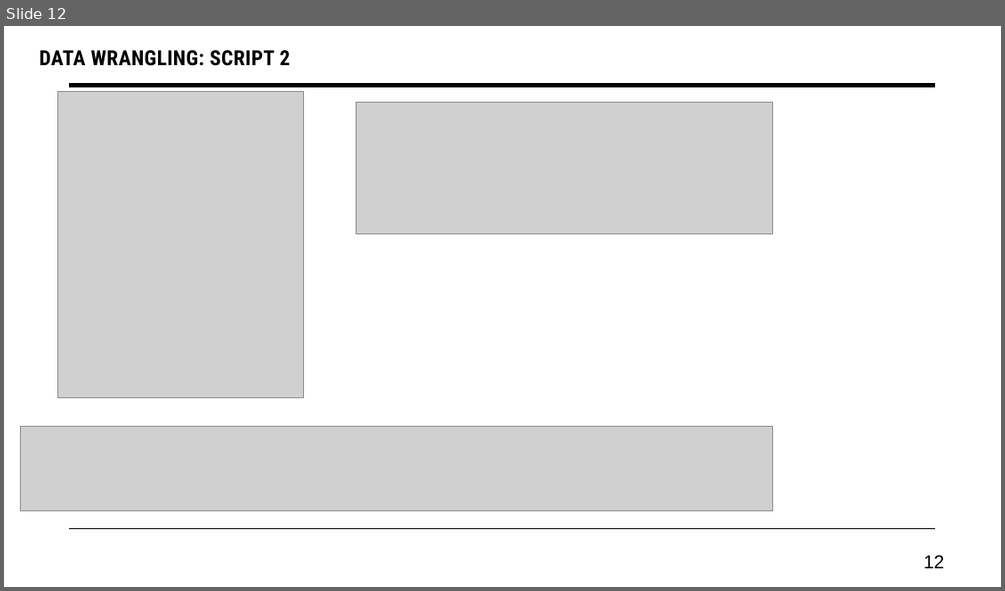
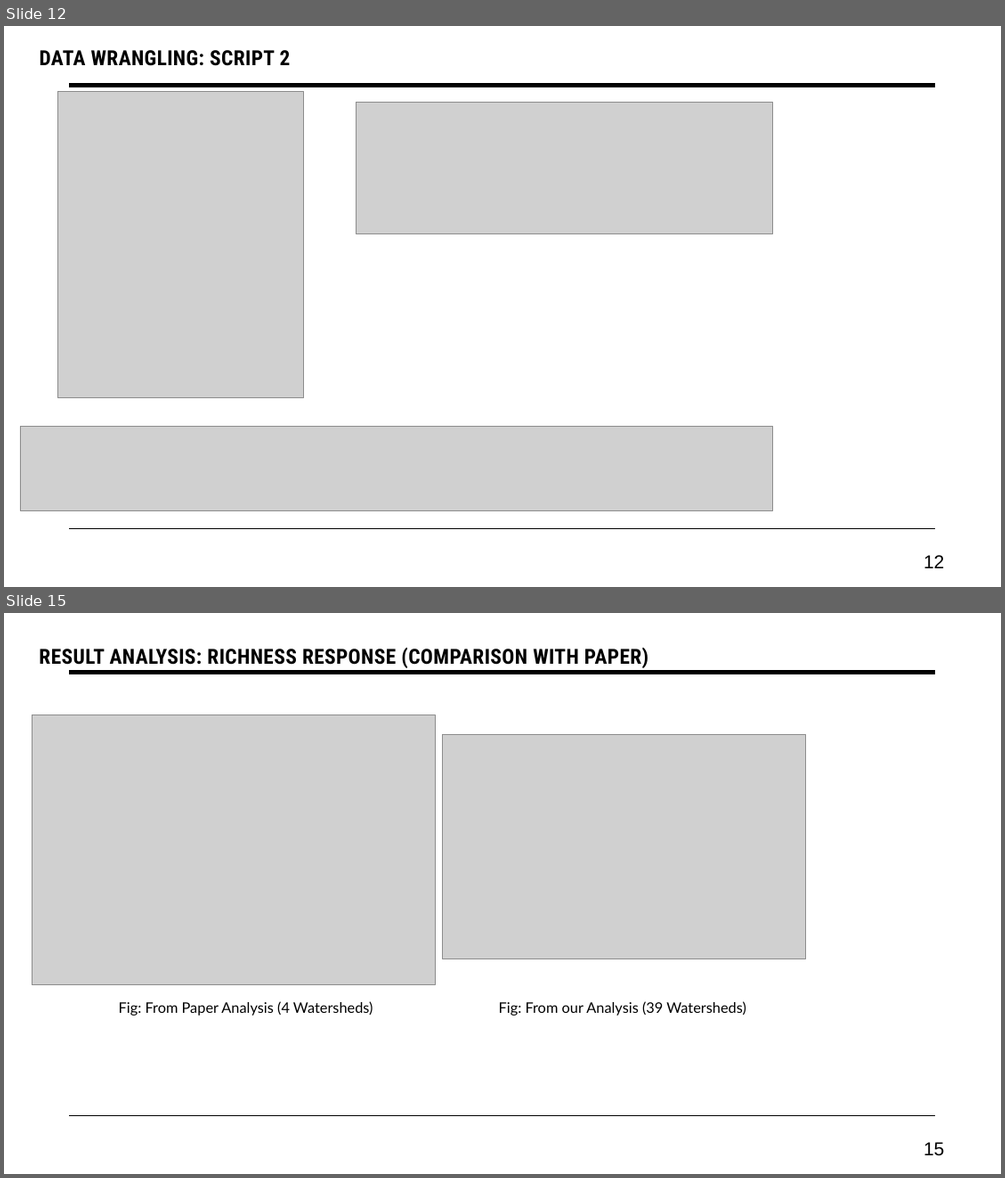
Before and after one commit to aftabzmn1/bison-impact-analysis_with_ML, a slide deck: Presentation/Bison Impact on GrassLand.pptx. Shown one above the other, each under a label of ours: slide 12 before the commit, slides 12 and 15 after it; the slides between them are not shown. The pictures are 1005x591 and 1005x1178 pixels, drawn with LibreOffice and Linux fonts; fonts in the diff are those of the drawing; grey boxes stand for pictures. Boxes give left, top, right and bottom in pixels: in the first picture for what was removed or moved away, otherwise in the second. Text is boxed around its words. In the diff, an @@ line names an element or a change of style, - is before the commit and + after.

```diff
--- a/Presentation/Bison Impact on GrassLand.pptx
+++ b/Presentation/Bison Impact on GrassLand.pptx
@@ slide 15 added at [4, 613, 1001, 1174], background #FFFFFF; not listed: 2 template elements that a slide beside it also shows @@
@@ text added at [39, 648, 648, 668], 20 pt, text #000000, bold @@
+RESULT ANALYSIS: RICHNESS RESPONSE (COMPARISON WITH PAPER)
@@ picture added at [32, 714, 435, 985] @@
@@ picture added at [443, 734, 807, 958] @@
@@ text added at [119, 1001, 373, 1015], 14 pt, text #000000 @@
+Fig: From Paper Analysis (4 Watersheds)
@@ text added at [499, 1001, 746, 1015], 14 pt, text #000000 @@
+Fig: From our Analysis (39 Watersheds)
@@ page number added at [923, 1142, 944, 1156], 18 pt, text #000000 @@
+15
```
Also in this commit, not shown: 4 slides changed, 1 other slide added, 10 other files.
